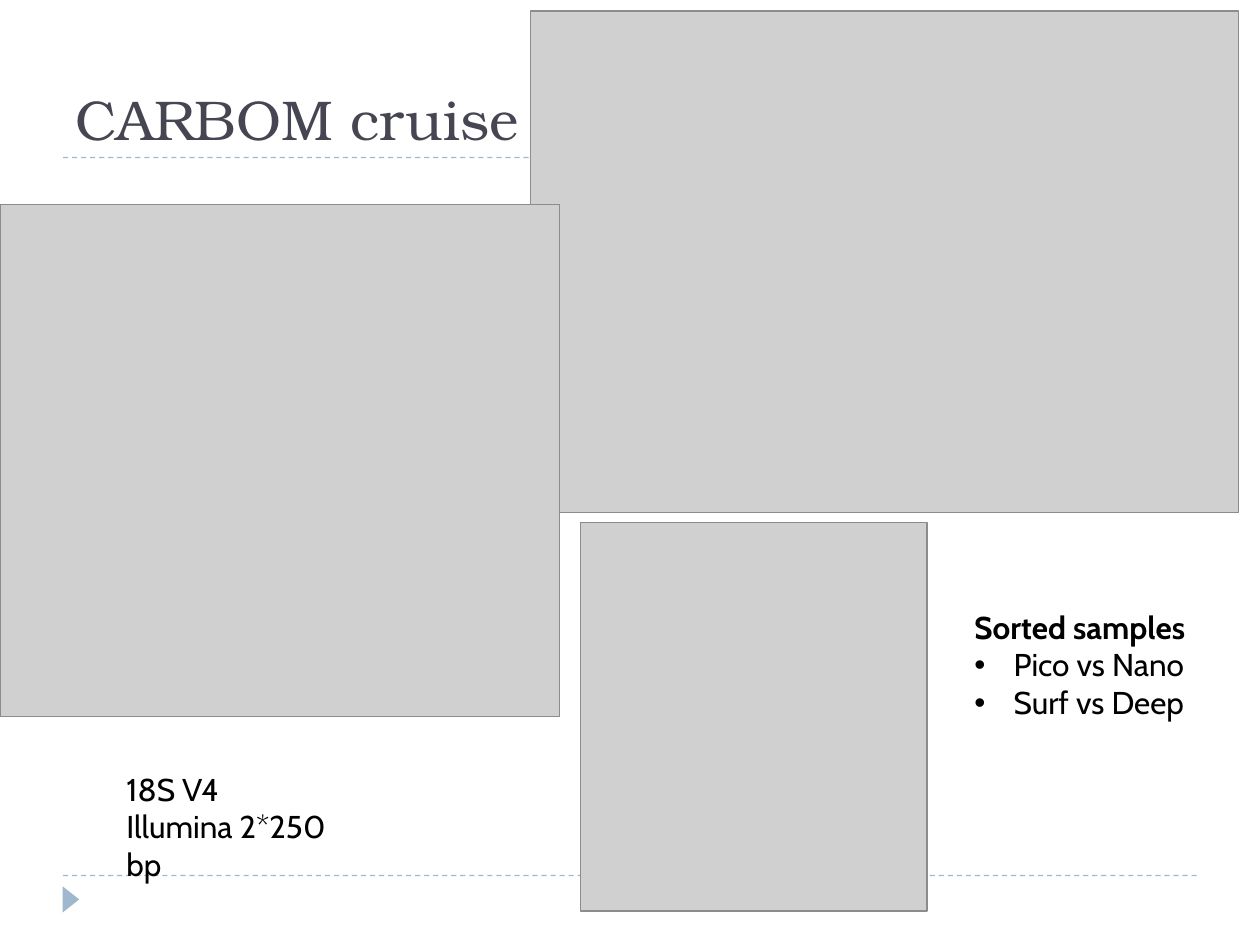
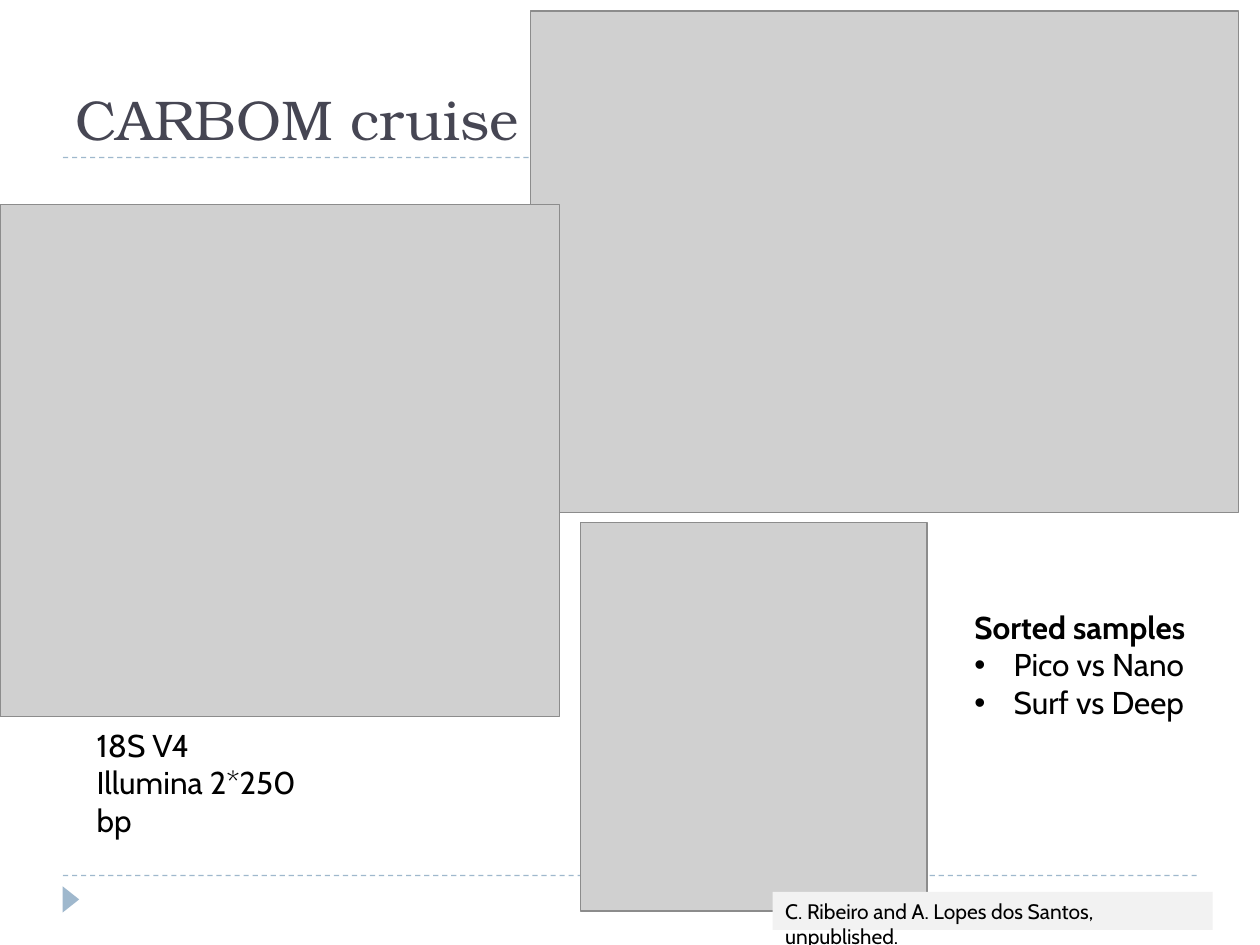
Before and after one commit to vaulot/R_tutorials, a slide deck: slide 6 of phyloseq/Phyloseq_tutorial.pptx. Drawn at 1260x945 pixels with LibreOffice and Linux fonts; fonts in the diff are those of the drawing; grey boxes stand for pictures. Boxes give left, top, right and bottom in pixels: in the first picture for what was removed or moved away, otherwise in the second. Text is boxed around its words. In the diff, an @@ line names an element or a change of style, - is before the commit and + after.

```diff
--- a/phyloseq/Phyloseq_tutorial.pptx
+++ b/phyloseq/Phyloseq_tutorial.pptx
@@ text "18S V4": place and size @@
-text "18S V4" at (126, 778, 326, 883)
+text "18S V4" at (97, 734, 296, 839)
@@ rectangle added at (772, 892, 1212, 930), fill #F2F2F2, 12 pt, text #000000 @@
+C. Ribeiro and A. Lopes dos Santos, unpublished.
```
Also in this commit, not shown: 1 other file.
